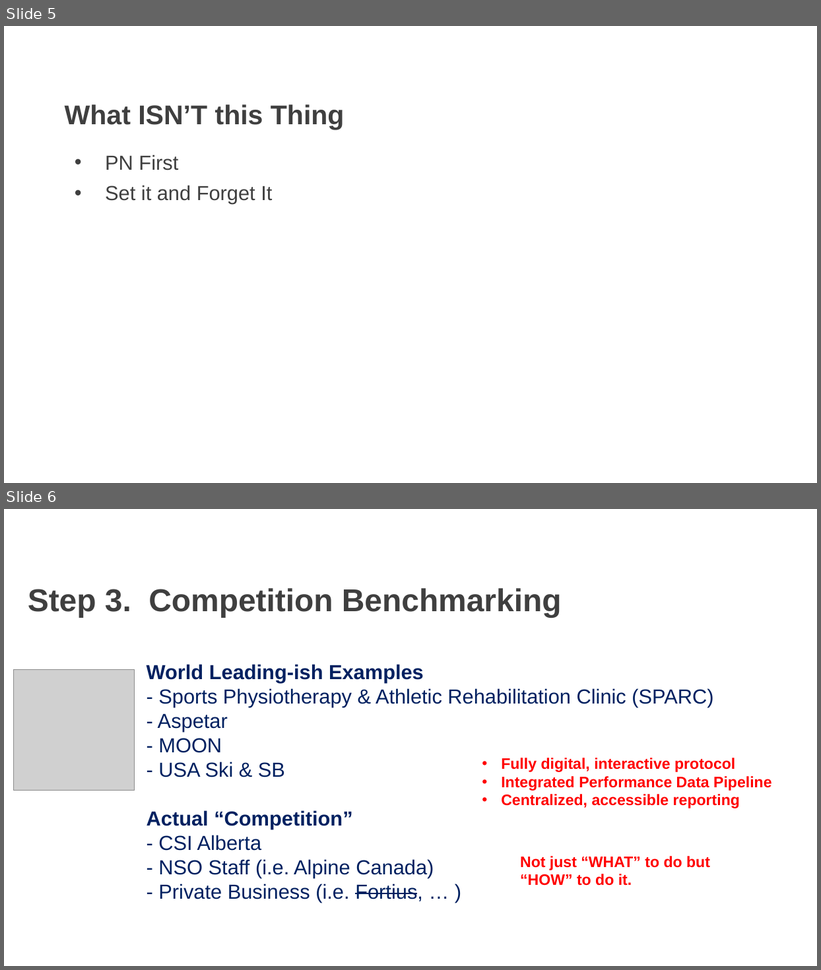
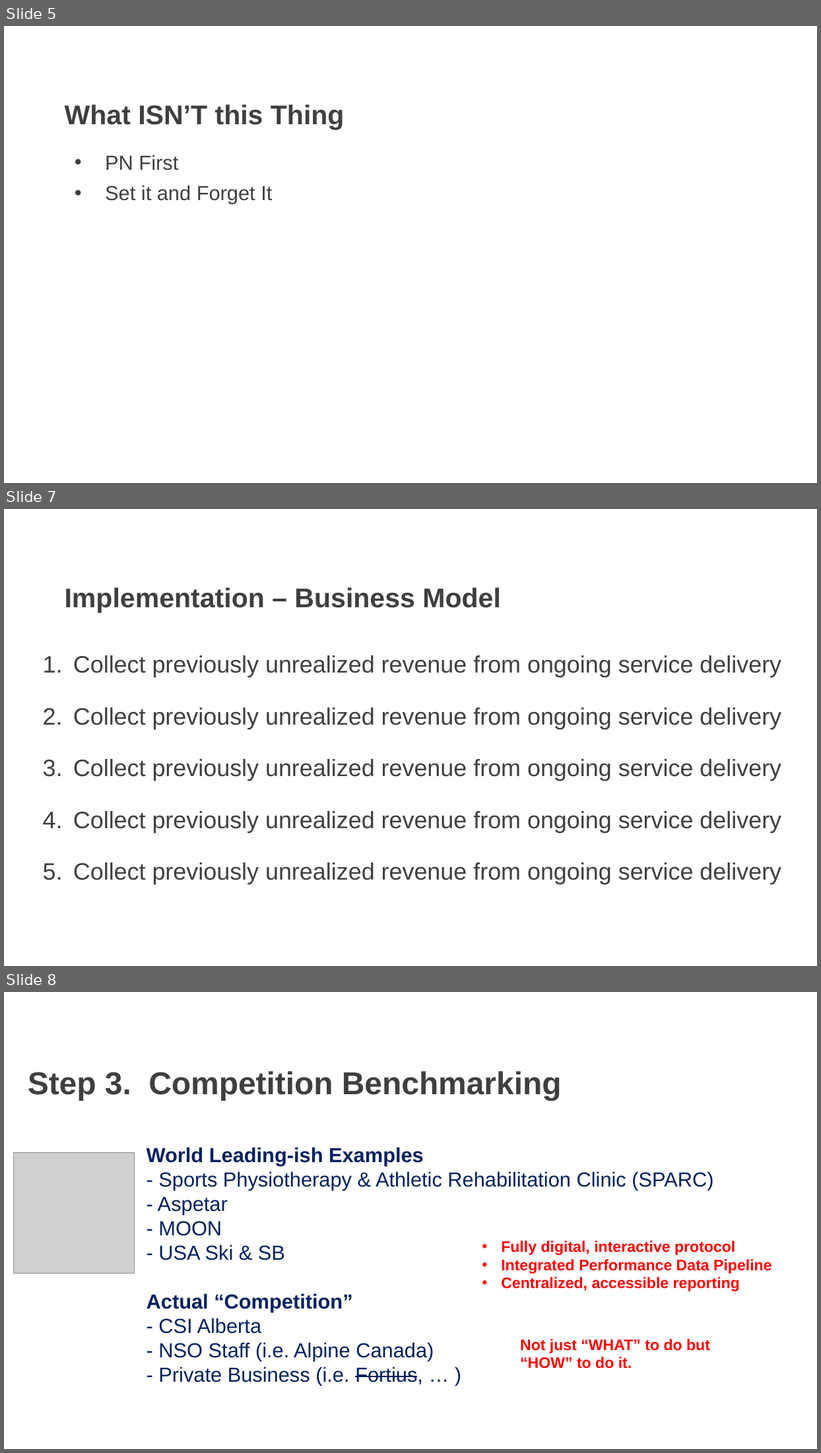
Before and after one commit to AKates717/CSI-Pacific-RTP, a slide deck: RTP Resources/RTP_L&L_2026.pptx. Shown one above the other, each under a label of ours: slides 5 and 6 before the commit, slides 5, 7 and 8 after it; the slides between them are not shown. The pictures are 821x970 and 821x1453 pixels, drawn with LibreOffice and Linux fonts; fonts in the diff are those of the drawing; grey boxes stand for pictures; background and template pictures are left out. Boxes give left, top, right and bottom in pixels: in the first picture for what was removed or moved away, otherwise in the second. Text is boxed around its words. In the diff, an @@ line names an element or a change of style, - is before the commit and + after.

```diff
--- a/RTP Resources/RTP_L&L_2026.pptx
+++ b/RTP Resources/RTP_L&L_2026.pptx
@@ slide 7 added at [4, 509, 817, 966], background picture (left out) @@
@@ title added at [65, 588, 501, 613], 32 pt, text #3F3F3F, bold @@
+Implementation – Business Model
@@ text added at [73, 656, 781, 885], 28 pt, text #3F3F3F @@
+1. Collect previously unrealized revenue from ongoing service delivery
+2. Collect previously unrealized revenue from ongoing service delivery
+3. Collect previously unrealized revenue from ongoing service delivery
+4. Collect previously unrealized revenue from ongoing service delivery
+5. Collect previously unrealized revenue from ongoing service delivery
@@ what was slide 6 is now slide 8 @@
```
Also in this commit, not shown: 1 other slide added, 13 other files.
